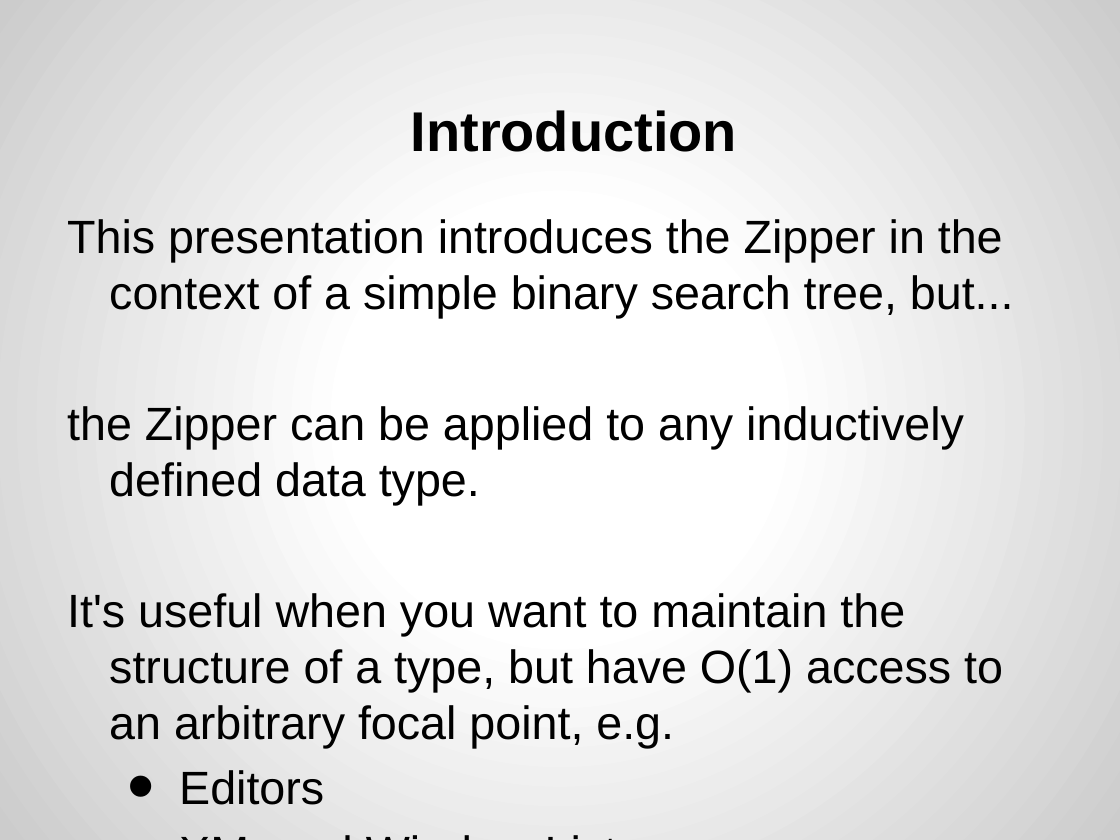
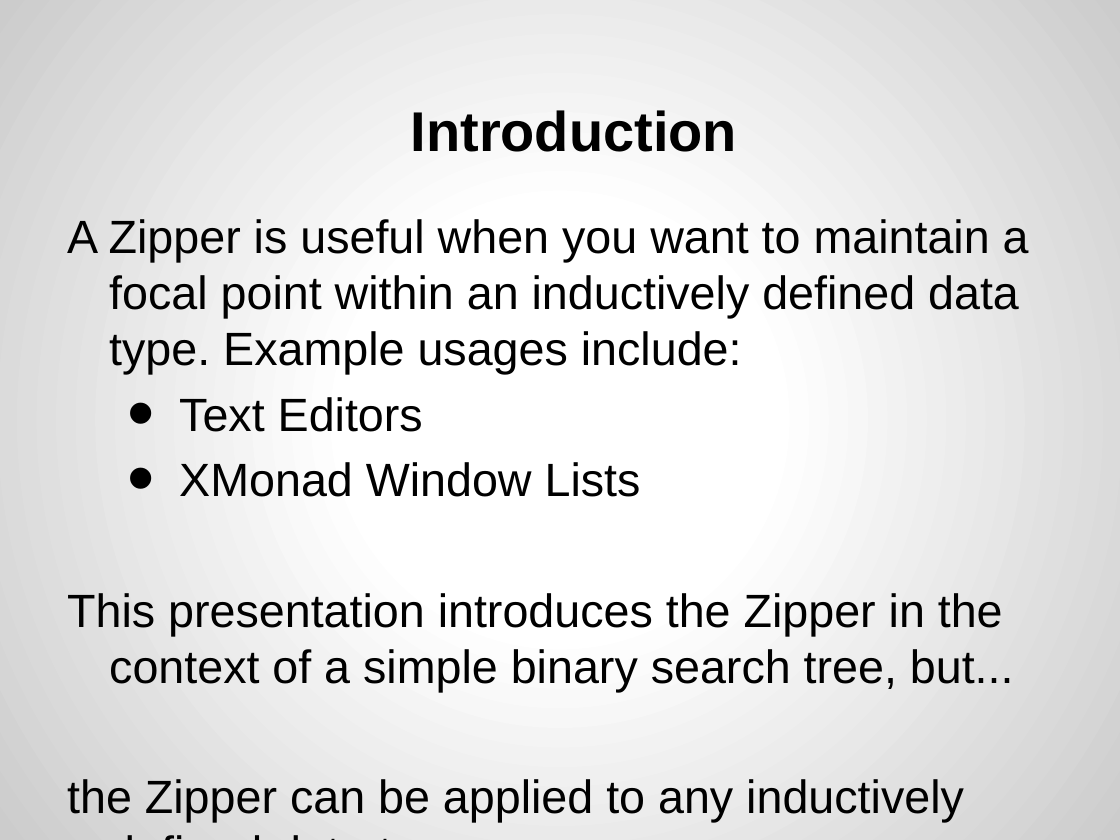
Before and after one commit to joel-wright/ZipperHS, a slide deck: slide 2 of Slides/The Zipper.pptx. Drawn at 1120x840 pixels with LibreOffice and Linux fonts; fonts in the diff are those of the drawing. Boxes give left, top, right and bottom in pixels: in the first picture for what was removed or moved away, otherwise in the second. Text is boxed around its words. In the diff, an @@ line names an element or a change of style, - is before the commit and + after.

```diff
--- a/Slides/The Zipper.pptx
+++ b/Slides/The Zipper.pptx
@@ text at [67,219,1029,497]: paragraphs added @@
+A Zipper is useful when you want to maintain a focal point within an inductively defined data type. Example usages include:
+• Text Editors
+• XMonad Window Lists
@@ text at [67,593,1003,805]: paragraphs removed @@
-It's useful when you want to maintain the structure of a type, but have O(1) access to an arbitrary focal point, e.g.
-• Editors
-• XMonad Window Lists
```
Also in this commit, not shown: 10 other slides changed, 1 other file.
